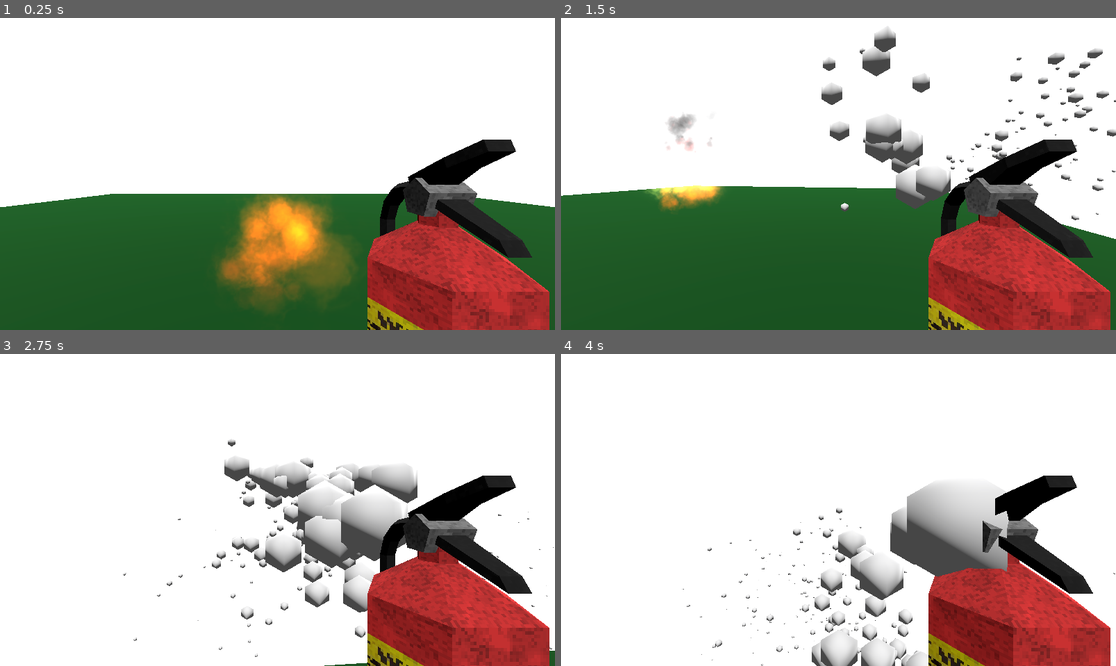
Above: before the commit, frames 1-4 (two rows, left to right).
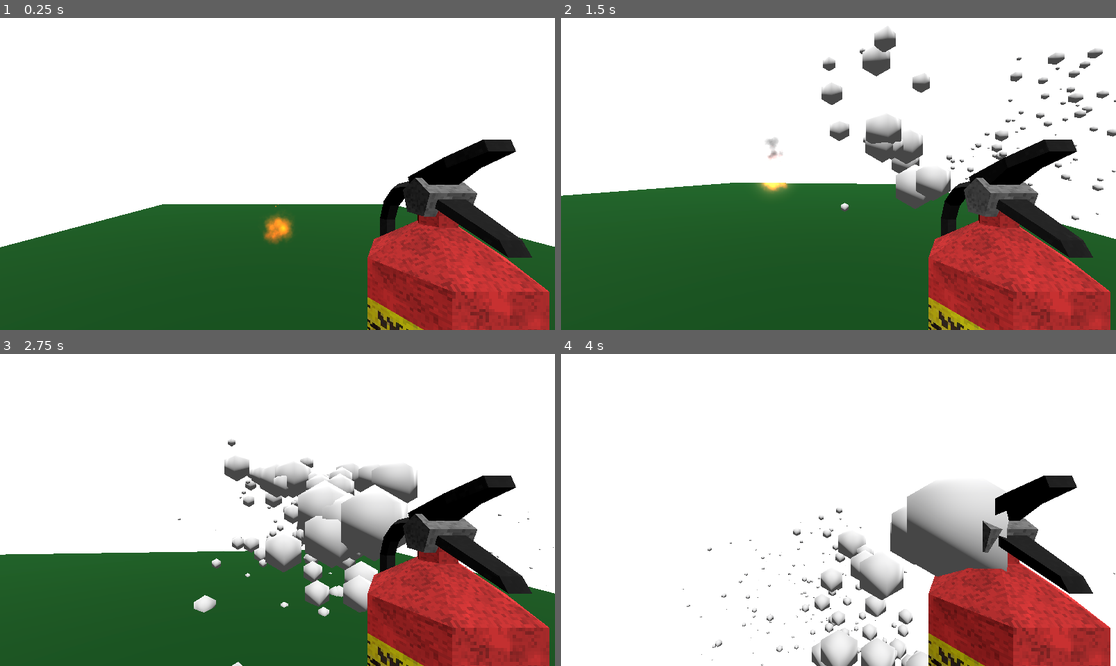
Above: after the commit, the same moments.

Repository: Software-Praktikum-25-26/Brandschutzunterweisung
Game: Godot game, scene res://Scenes/main.tscn
The game is run twice, just before and just after one commit, with the same random seed, the same clock (stepped at 60 frames per second) and the same inputs. Before the commit the project starts from res://main.tscn.
Inputs (mouse positions are in pixels of both pictures, inside the frame that each line leads up to):
- Up to frame 1 (0.25 s): no input
- Up to frame 2 (1.5 s): tap Enter at 0.5 s; move the mouse to (960, 158) at 0.52 s; press the mouse at (960, 158) at 0.53 s; hold D (move_right) 0.53-1.28 s; tap Space (jump) at 0.77 s; move the mouse to (810, 174) at 1.27 s; release the mouse at (810, 174) at 1.28 s; hold W (move_forward) from 1.28 s (still down); click (810, 174) at 1.35 s
- Up to frame 3 (2.75 s): keep holding W (move_forward); tap Space (jump) at 1.52 s; move the mouse to (288, 503) at 2.02 s; press the mouse at (288, 503) at 2.03 s
- Up to frame 4 (4 s): keep holding W (move_forward); move the mouse to (832, 516) at 2.77 s; release the mouse at (832, 516) at 2.78 s; click (832, 516) at 2.85 s; tap Space (jump) at 3.02, 3.77 s; move the mouse to (877, 513) at 3.52 s; press the mouse at (877, 513) at 3.53 s

The runs differ from the first frame. In frame 1, 11% of the frame differs, in the area x 0-100%, y 56-95%; in frame 2, 1.7%; in frame 3, 23%, in the area x 0-100%, y 62-100%; in frame 4, less than 0.1%.

Commit message:
Esc menu, fire damage, player HP, HP bar, player spawn

Diff:
--- a/Scenes/Player.tscn
+++ b/Scenes/Player.tscn
@@ -1,12 +1,14 @@
 [gd_scene load_steps=4 format=3 uid="uid://j7itnx6mse0y"]
 
-[ext_resource type="Script" uid="uid://dlko15trp65c" path="res://Movement.gd" id="1_xhfnw"]
+[ext_resource type="Script" uid="uid://dlko15trp65c" path="res://Scripts/player.gd" id="1_xhfnw"]
 
 [sub_resource type="CapsuleShape3D" id="CapsuleShape3D_kpjcp"]
 
 [sub_resource type="CapsuleMesh" id="CapsuleMesh_rpqav"]
 
 [node name="CharacterBody3D" type="CharacterBody3D"]
+collision_layer = 3
+collision_mask = 3
 script = ExtResource("1_xhfnw")
 
 [node name="CollisionShape3D" type="CollisionShape3D" parent="."]
@@ -14,3 +16,20 @@
 
 [node name="MeshInstance3D" type="MeshInstance3D" parent="."]
 mesh = SubResource("CapsuleMesh_rpqav")
+
+[node name="Control" type="Control" parent="."]
+layout_mode = 3
+anchors_preset = 0
+offset_right = 40.0
+offset_bottom = 40.0
+
+[node name="HealthBar" type="Label" parent="Control"]
+layout_mode = 1
+offset_left = 28.0
+offset_top = 19.0
+offset_right = 414.0
+offset_bottom = 76.0
+theme_override_font_sizes/font_size = 26
+text = "health bar txt example"
+
+[node name="Timer" type="Timer" parent="."]
--- a/Scenes/feuer.tscn
+++ b/Scenes/feuer.tscn
@@ -2,7 +2,7 @@
 
 [ext_resource type="Gradient" uid="uid://7hjf3e45idpm" path="res://Assets/Fire.tres" id="1_u0qxk"]
 [ext_resource type="Texture2D" uid="uid://bgrhusfp86bvv" path="res://Assets/Smoke30Frames_0.png" id="2_1834i"]
-[ext_resource type="Script" uid="uid://b4lbn4dk8qh0d" path="res://feuer.gd" id="3_jkyy1"]
+[ext_resource type="Script" uid="uid://b4lbn4dk8qh0d" path="res://Scripts/feuer.gd" id="3_jkyy1"]
 [ext_resource type="Gradient" path="res://Assets/SmokeGradient.tres" id="4_swvce"]
 [ext_resource type="Gradient" path="res://Assets/SparksGradient.tres" id="5_2t38f"]
 [ext_resource type="Texture2D" uid="uid://djv01avvyae00" path="res://Assets/Spark.png" id="6_ewd4b"]
@@ -166,7 +166,6 @@
 script = ExtResource("3_jkyy1")
 
 [node name="Feuer_Effekt" type="GPUParticles3D" parent="."]
-transform = Transform3D(1, 0, 0, 0, 1, 0, 0, 0, 1, 0, 0, 0)
 amount = 200
 lifetime = 0.75
 randomness = 1.0
@@ -202,3 +201,6 @@
 [node name="CollisionShape3D" type="CollisionShape3D" parent="Rest"]
 transform = Transform3D(1, 0, 0, 0, 1, 0, 0, 0, 1, 0, 1.15903, 0.00450146)
 shape = SubResource("BoxShape3D_4c57u")
+
+[connection signal="area_entered" from="Basis" to="." method="_on_basis_area_entered"]
+[connection signal="body_entered" from="Basis" to="." method="_on_basis_body_entered"]
--- a/main.tscn
+++ b/Scenes/main.tscn
@@ -1,10 +1,11 @@
-[gd_scene load_steps=15 format=3 uid="uid://eixniw5gwddg"]
+[gd_scene load_steps=16 format=3 uid="uid://eixniw5gwddg"]
 
-[ext_resource type="PackedScene" uid="uid://j7itnx6mse0y" path="res://Scenes/Player.tscn" id="1_ig7tw"]
-[ext_resource type="PackedScene" uid="uid://c31l17jkx8ij5" path="res://Scenes/fire_extinguisher.tscn" id="2_0xm2m"]
-[ext_resource type="Script" uid="uid://b4joy7mhwybur" path="res://CameraLook.gd" id="2_kek77"]
-[ext_resource type="Script" uid="uid://cnfpdsmvjdvby" path="res://Scenes/fire_extinguisher.gd" id="3_h2yge"]
-[ext_resource type="PackedScene" uid="uid://bfreshbu2sd2y" path="res://Scenes/feuer.tscn" id="5_lquwl"]
+[ext_resource type="PackedScene" uid="uid://j7itnx6mse0y" path="res://Scenes/Player.tscn" id="1_kry3j"]
+[ext_resource type="Script" uid="uid://b4joy7mhwybur" path="res://Scripts/CameraLook.gd" id="2_21xkr"]
+[ext_resource type="PackedScene" uid="uid://c31l17jkx8ij5" path="res://Scenes/fire_extinguisher.tscn" id="3_6bp64"]
+[ext_resource type="Script" uid="uid://cnfpdsmvjdvby" path="res://Scripts/fire_extinguisher.gd" id="4_344ge"]
+[ext_resource type="PackedScene" uid="uid://bfreshbu2sd2y" path="res://Scenes/feuer.tscn" id="5_ynf5e"]
+[ext_resource type="PackedScene" uid="uid://dpnjt86pwsf7v" path="res://Scenes/ui.tscn" id="6_21xkr"]
 
 [sub_resource type="Curve" id="Curve_4c57u"]
 _data = [Vector2(0, 1), 0.0, 0.0, 0, 0, Vector2(0.748408, 0.816902), 0.0, 0.0, 0, 0, Vector2(1, 0), 0.0, 0.0, 0, 0]
@@ -51,20 +52,20 @@
 
 [node name="Node3D" type="Node3D"]
 
-[node name="Player" parent="." instance=ExtResource("1_ig7tw")]
-transform = Transform3D(1, 0, 0, 0, 1, 0, 0, 0, 1, 0, 1, 2.645)
+[node name="Player" parent="." instance=ExtResource("1_kry3j")]
+transform = Transform3D(1, 0, 0, 0, 1, 0, 0, 0, 1, 0, 5.29483, 9.64049)
 
 [node name="SpringArm3D" type="SpringArm3D" parent="Player"]
 transform = Transform3D(1, 0, 0, 0, 1, 0, 0, 0, 1, 0, 0.5, 0)
 spring_length = 0.0
-script = ExtResource("2_kek77")
+script = ExtResource("2_21xkr")
 
 [node name="Camera3D" type="Camera3D" parent="Player/SpringArm3D"]
 transform = Transform3D(1, 2.98023e-08, 2.98023e-08, 2.98023e-08, 1, 1.49012e-08, 2.98023e-08, 1.49012e-08, 1, 0, 0, 0)
 
-[node name="feuerloescher" parent="Player/SpringArm3D/Camera3D" instance=ExtResource("2_0xm2m")]
+[node name="feuerloescher" parent="Player/SpringArm3D/Camera3D" instance=ExtResource("3_6bp64")]
 transform = Transform3D(1, 4.4409e-16, 0, 4.4409e-16, 1, 0, 0, 0, 1, 0.509413, -1.26844, -0.651163)
-script = ExtResource("3_h2yge")
+script = ExtResource("4_344ge")
 
 [node name="GPUParticles3D" type="GPUParticles3D" parent="Player/SpringArm3D/Camera3D/feuerloescher"]
 transform = Transform3D(1, 0, 0, 0, 1, 0, 0, 0, 1, -0.0103834, 1.21744, -0.00327396)
@@ -84,13 +85,13 @@
 collide_with_areas = true
 collide_with_bodies = false
 
-[node name="StaticBody3D" type="StaticBody3D" parent="."]
+[node name="Ground" type="StaticBody3D" parent="."]
 transform = Transform3D(1, 0, 0, 0, 1, 0, 0, 0, 1, 0.0294495, 0, 0.0115995)
 
-[node name="CollisionShape3D" type="CollisionShape3D" parent="StaticBody3D"]
+[node name="CollisionShape3D" type="CollisionShape3D" parent="Ground"]
 shape = SubResource("WorldBoundaryShape3D_ig7tw")
 
-[node name="MeshInstance3D" type="MeshInstance3D" parent="StaticBody3D"]
+[node name="MeshInstance3D" type="MeshInstance3D" parent="Ground"]
 mesh = SubResource("PlaneMesh_5vw27")
 skeleton = NodePath("../../Player/SpringArm3D")
 
@@ -104,4 +105,8 @@
 [node name="WorldEnvironment" type="WorldEnvironment" parent="."]
 environment = SubResource("Environment_h2yge")
 
-[node name="Feuer" parent="." instance=ExtResource("5_lquwl")]
+[node name="Feuer" parent="." instance=ExtResource("5_ynf5e")]
+transform = Transform3D(1, 0, 0, 0, 1, 0, 0, 0, 1, 0, -0.00357902, 0)
+
+[node name="menu" parent="." instance=ExtResource("6_21xkr")]
+visible = false
--- /dev/null
+++ b/Scenes/ui.tscn
@@ -0,0 +1,49 @@
+[gd_scene load_steps=2 format=3 uid="uid://dpnjt86pwsf7v"]
+
+[ext_resource type="Script" uid="uid://kif032kjg1te" path="res://Scripts/ui.gd" id="1_jxero"]
+
+[node name="UI" type="Control"]
+layout_mode = 3
+anchors_preset = 15
+anchor_right = 1.0
+anchor_bottom = 1.0
+grow_horizontal = 2
+grow_vertical = 2
+script = ExtResource("1_jxero")
+
+[node name="resume_btn" type="Button" parent="."]
+layout_mode = 1
+anchors_preset = 8
+anchor_left = 0.5
+anchor_top = 0.5
+anchor_right = 0.5
+anchor_bottom = 0.5
+offset_left = -150.0
+offset_top = -208.0
+offset_right = 150.0
+offset_bottom = -58.0
+grow_horizontal = 2
+grow_vertical = 2
+pivot_offset = Vector2(-33, -65)
+text = "Resume
+"
+
+[node name="exit_btn" type="Button" parent="."]
+layout_mode = 1
+anchors_preset = 8
+anchor_left = 0.5
+anchor_top = 0.5
+anchor_right = 0.5
+anchor_bottom = 0.5
+offset_left = -150.0
+offset_top = -36.0
+offset_right = 150.0
+offset_bottom = 114.0
+grow_horizontal = 2
+grow_vertical = 2
+text = "Exit
+
+"
+
+[connection signal="pressed" from="resume_btn" to="." method="_on_resume_btn_pressed"]
+[connection signal="pressed" from="exit_btn" to="." method="_on_exit_btn_pressed"]
--- a/feuer.gd
+++ b/Scripts/feuer.gd
@@ -1,10 +1,10 @@
 extends Node3D
 
+
 @export var hp = 100
-
 @onready var fire_fx = $Feuer_Effekt
 @onready var smoke_fx = $Feuer_Effekt/Rauch_Effekt
-
+@onready var player: CharacterBody3D = $"../Player"
 
 
 func _ready():
@@ -12,10 +12,12 @@
 	fire_fx.process_material = fire_fx.process_material.duplicate()
 
 func extinguish(teil: Object):
-	print(name)
+
 	if teil.name == "Basis":
+		print(name)
 		hp -= 1.0
 	elif teil.name == "Rest":
+		print(name)
 		hp -= 0.2
 
 	if hp <= 1:
@@ -27,3 +29,9 @@
 	fire_fx.process_material.scale_max = hp/100
 	fire_fx.process_material.initial_velocity_max = 5*hp/100
 	smoke_fx.position.y -= 0.01
+
+
+func _on_basis_body_entered(body3D) -> void:
+	if body3D is CharacterBody3D:
+		player._fire_damage()
+	print("you just entered into the fire, sir. why?")
--- a/Movement.gd
+++ b/Scripts/player.gd
@@ -4,8 +4,11 @@
 @export var speed = 14
 # The downward acceleration when in the air, in meters per second squared.
 @export var fall_acceleration = 75
-#Jump Power
 @export var jump_power = 24
+@onready var timer: Timer = $Timer
+@onready var menu: Control = $"../menu"
+@onready var health_bar: Label = $Control/HealthBar
+var hp = 100
 
 func _physics_process(delta):
 	# We create a local variable to store the input direction.
@@ -42,6 +45,45 @@
 		if is_on_floor():
 			jump()
 
+func _ready() -> void:
+	_set_health_bar()
+
+# Handling player input
+func _input(event) -> void:
+	# checking what type of input we want to check,
+	# checking if key is pressed
+	# checking what key is pressed
+	if event is InputEventKey and event.is_pressed() and event.keycode == KEY_ESCAPE:
+		_stop_moving()
+		_show_menu()
+
 
 func jump():
 	velocity.y = jump_power
+
+func _show_menu():
+	menu.show()
+
+func _stop_moving():
+	set_physics_process(false)
+func _start_moving():
+	set_physics_process(true)
+
+func _set_health_bar():
+	health_bar.text = "Your Health is: " + str(hp)
+
+func _fire_damage():
+	hp = hp -25
+	if hp <= 0:
+		print("you are dead, sir. ")
+		health_bar.text = "Your Health is: " + str(hp)
+		_respawn()
+	else:
+		health_bar.text = "Your Health is: " + str(hp)
+
+func _respawn():
+	# wating for 1 sec
+	timer.start(1)
+	await timer.timeout
+	# reload the main scene
+	get_tree().reload_current_scene()
--- /dev/null
+++ b/Scripts/ui.gd
@@ -0,0 +1,13 @@
+extends Control
+@onready var ui: Control = $"."
+@onready var player: CharacterBody3D = $"../Player"
+
+
+func _on_exit_btn_pressed() -> void:
+	# to quit and close the game
+	get_tree().quit()
+
+
+func _on_resume_btn_pressed() -> void:
+	ui.hide()
+	player._start_moving()
--- a/project.godot
+++ b/project.godot
@@ -11,7 +11,7 @@
 [application]
 
 config/name="Brandschutzunterweisung"
-run/main_scene="res://main.tscn"
+run/main_scene="res://Scenes/main.tscn"
 config/features=PackedStringArray("4.4", "GL Compatibility")
 config/icon="res://icon.svg"
 
Renamed: CameraLook.gd -> Scripts/CameraLook.gd
Renamed: CameraLook.gd.uid -> Scripts/CameraLook.gd.uid
Renamed: feuer.gd.uid -> Scripts/feuer.gd.uid
Renamed: Scenes/fire_extinguisher.gd -> Scripts/fire_extinguisher.gd
Renamed: Scenes/fire_extinguisher.gd.uid -> Scripts/fire_extinguisher.gd.uid
Renamed: Movement.gd.uid -> Scripts/player.gd.uid
Not shown, added: Scripts/ui.gd.uid
